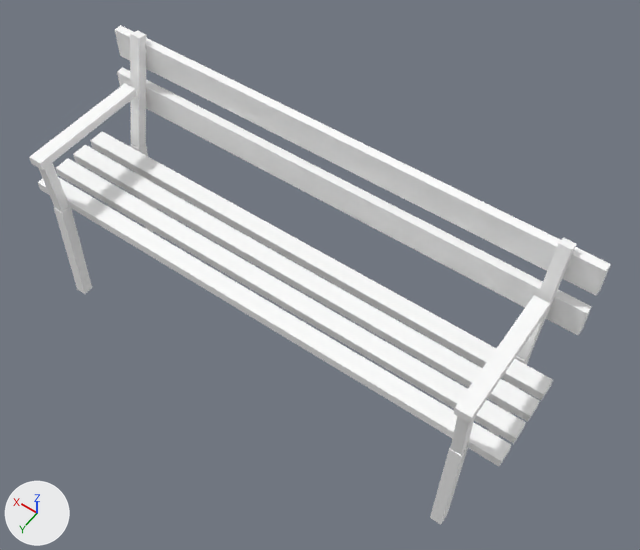
The glTF model games/yorimichi/assets/belmonte/meshes/SM_BM_BP_Bench.glb, before and after one commit.
Both versions are drawn from a camera (50 mm lens) standing at (-1.133, 1.331, 2.692) and looking at (-0.099, -0.116, 0.418). Every picture has the same lights, and +X, +Y and +Z are marked at lower left. The picture after the commit comes second. Vertices at exactly the same position are counted once.

Names of what the first picture shows: 'SM_BM_BP_Bench'.
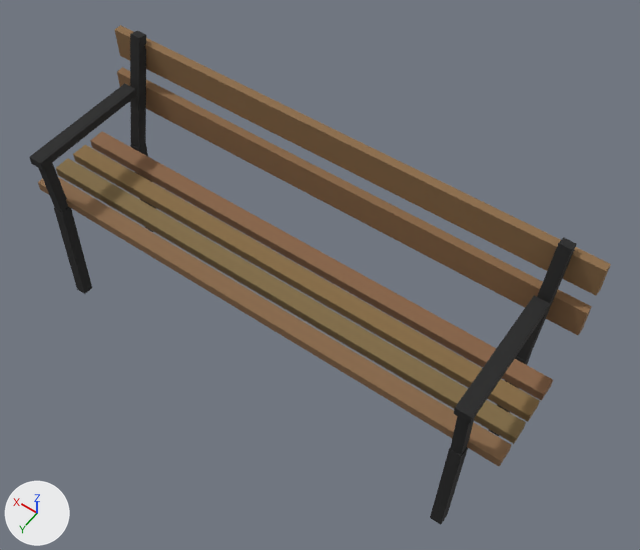
Location of each change, [x1, y1, x2, y2] in pixels of the pictures (640 x 550 px):
```json
{"part": 1, "of": "me_sm_bp_bench", "change": "recoloured", "before": [29, 31, 577, 525], "after": [29, 31, 577, 525]}
{"part": 2, "of": "me_sm_bp_bench", "change": "recoloured", "before": [38, 25, 611, 466], "after": [38, 25, 611, 466], "on screen": "white to brown"}
```

The change, as JSON lines over the scene's bpy script:
```json
{"block": "me_sm_bp_bench", "where": "me_sm_bp_bench.from_pydata(...)  # 128 vertices, 184 faces; spans x -0.9..0.9, y -0.34..0.21, z 0.0..0.86"}
{"block": "me_sm_bp_bench", "where": "# used by ob_sm_bm_bp_bench; location = (0.0, 0.0, 0.0)"}
{"block": "me_sm_bp_bench", "change": "me_sm_bp_bench part 1: 120 faces centred in x -0.81..0.81, y -0.32..0.21, z 0.0..0.86 are repainted in the vertex colours; the middle colour goes from white #ffffff to black #212121"}
{"block": "me_sm_bp_bench", "change": "me_sm_bp_bench part 2: 64 faces centred in x -0.9..0.9, y -0.34..0.16, z 0.45..0.83 are repainted in the vertex colours; the middle colour goes from white #ffffff to brown #8d6c49"}
```
